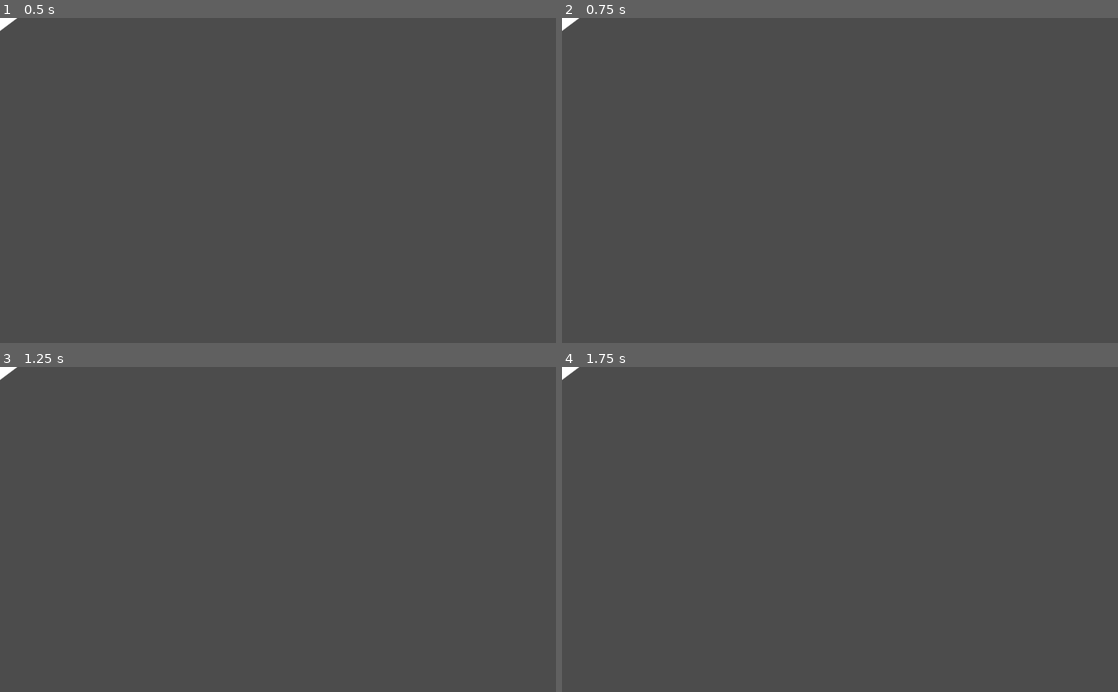
Above: before the commit, frames 1-4 (two rows, left to right).
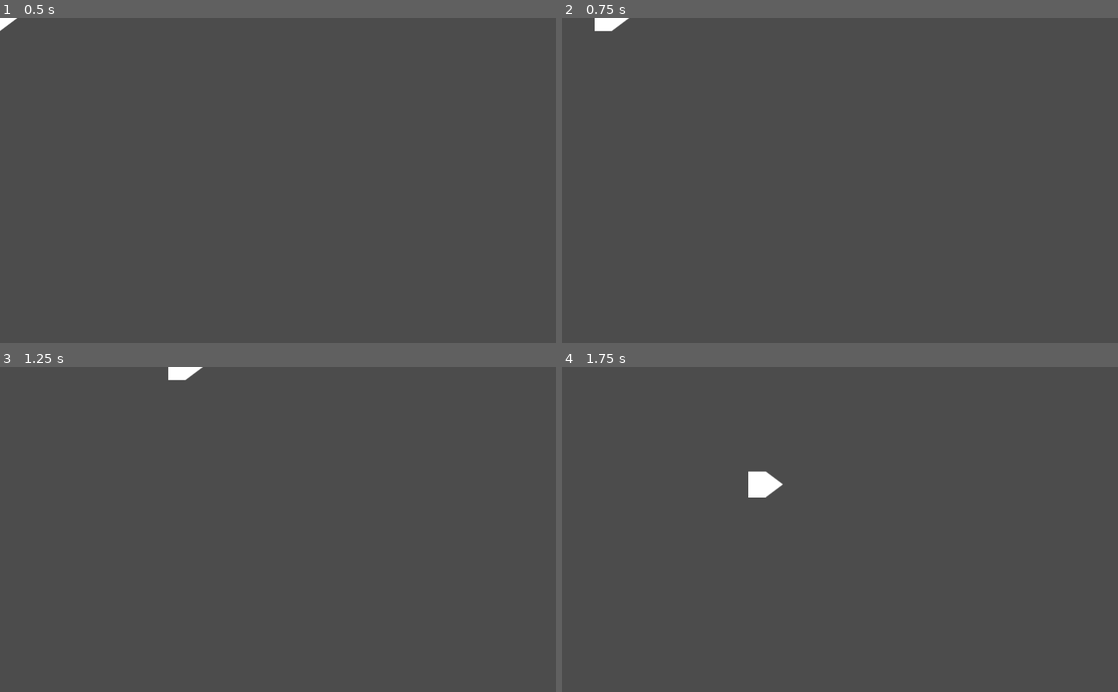
Above: after the commit, the same moments.

Repository: cdrch/trans-rep-jam-2022
Game: Godot game, scene res://game_manager.tscn
Same seed, same stepped clock (60 frames per second), same inputs: the game is played once before the commit and once after it. Before the commit the project has no main scene; this scene is started directly in both runs.
Inputs:
- Up to frame 1 (0.5 s): no input
- Up to frame 2 (0.75 s): tap Enter at 0.5 s; hold Right (ui_right) from 0.53 s (still down)
- Up to frame 3 (1.25 s): keep holding Right (ui_right)
- Up to frame 4 (1.75 s): release Right (ui_right) at 1.28 s; hold Down (ui_down) from 1.28 s (still down)

Frame 1 is identical in both runs. In frame 2, 0.3% of the frame differs, in the area x 0-13%, y 0-5%; in frame 3, 0.3%; in frame 4, 0.5%, in the area x 0-40%, y 0-41%.

Commit message:
Add player ship controls and collision

Diff:
--- a/game_manager.tscn
+++ b/game_manager.tscn
@@ -1,12 +1,18 @@
-[gd_scene load_steps=2 format=2]
+[gd_scene load_steps=3 format=2]
 
 [ext_resource path="res://art/prototype/arrow_ship.png" type="Texture" id=1]
+[ext_resource path="res://player_ship.gd" type="Script" id=2]
 
 [node name="Game Manager" type="Node"]
 
 [node name="Level" type="Node2D" parent="."]
 
-[node name="PlayerShip" type="Node2D" parent="Level"]
+[node name="PlayerShip" type="KinematicBody2D" parent="Level"]
+script = ExtResource( 2 )
+speed = 500.0
 
 [node name="Sprite" type="Sprite" parent="Level/PlayerShip"]
 texture = ExtResource( 1 )
+
+[node name="CollisionPolygon2D" type="CollisionPolygon2D" parent="Level/PlayerShip"]
+polygon = PoolVector2Array( 32, -5.7, 32, 5, 7.3, 24, -32, 24, -32, -24, 6, -24 )
--- /dev/null
+++ b/player_ship.gd
@@ -0,0 +1,71 @@
+#class_name
+extends KinematicBody2D
+# Script description goes here
+
+# Signals
+
+
+# Member variables
+export(float) var speed: float
+var velocity: Vector2
+
+
+# onready variables
+
+
+# Constants
+
+
+# Enums
+
+
+# Core functions
+#func _init() -> void:
+
+
+#func _ready() -> void:
+
+
+#func _input(event) -> void:
+
+
+#func _unhandled_input(event) -> void:
+
+
+func _process(delta: float) -> void:
+	velocity = Vector2()
+	if Input.is_action_pressed('ui_right'):
+		velocity.x += 1
+	if Input.is_action_pressed('ui_left'):
+		velocity.x -= 1
+	if Input.is_action_pressed('ui_down'):
+		velocity.y += 1
+	if Input.is_action_pressed('ui_up'):
+		velocity.y -= 1
+	velocity = velocity.normalized() * speed
+
+
+func _physics_process(delta: float) -> void:
+	var collision = move_and_collide(velocity * delta)
+	if collision:
+		if not collision.collider is Node:
+			velocity = velocity.slide(collision.normal)
+			return
+		else:
+			var collision_node: Node = collision.collider
+			var groups = collision_node.get_groups()
+			if groups.has("solid"):
+				velocity = velocity.slide(collision.normal)
+				return
+			elif groups.has("bullet") and not groups.has("player"):
+				# TODO: oh no boom
+				return
+
+
+# Getters/Setters
+
+
+# Public functions
+
+
+# Private functions
--- a/project.godot
+++ b/project.godot
@@ -11,7 +11,39 @@
 [application]
 
 config/name="Trans Rep Jam 2022"
+run/main_scene="res://game_manager.tscn"
 config/icon="res://icon.png"
+
+[input]
+
+ui_left={
+"deadzone": 0.5,
+"events": [ Object(InputEventKey,"resource_local_to_scene":false,"resource_name":"","device":0,"alt":false,"shift":false,"control":false,"meta":false,"command":false,"pressed":false,"scancode":16777231,"physical_scancode":0,"unicode":0,"echo":false,"script":null)
+, Object(InputEventJoypadButton,"resource_local_to_scene":false,"resource_name":"","device":0,"button_index":14,"pressure":0.0,"pressed":false,"script":null)
+, Object(InputEventKey,"resource_local_to_scene":false,"resource_name":"","device":0,"alt":false,"shift":false,"control":false,"meta":false,"command":false,"pressed":false,"scancode":65,"physical_scancode":0,"unicode":0,"echo":false,"script":null)
+ ]
+}
+ui_right={
+"deadzone": 0.5,
+"events": [ Object(InputEventKey,"resource_local_to_scene":false,"resource_name":"","device":0,"alt":false,"shift":false,"control":false,"meta":false,"command":false,"pressed":false,"scancode":16777233,"physical_scancode":0,"unicode":0,"echo":false,"script":null)
+, Object(InputEventJoypadButton,"resource_local_to_scene":false,"resource_name":"","device":0,"button_index":15,"pressure":0.0,"pressed":false,"script":null)
+, Object(InputEventKey,"resource_local_to_scene":false,"resource_name":"","device":0,"alt":false,"shift":false,"control":false,"meta":false,"command":false,"pressed":false,"scancode":68,"physical_scancode":0,"unicode":0,"echo":false,"script":null)
+ ]
+}
+ui_up={
+"deadzone": 0.5,
+"events": [ Object(InputEventKey,"resource_local_to_scene":false,"resource_name":"","device":0,"alt":false,"shift":false,"control":false,"meta":false,"command":false,"pressed":false,"scancode":16777232,"physical_scancode":0,"unicode":0,"echo":false,"script":null)
+, Object(InputEventJoypadButton,"resource_local_to_scene":false,"resource_name":"","device":0,"button_index":12,"pressure":0.0,"pressed":false,"script":null)
+, Object(InputEventKey,"resource_local_to_scene":false,"resource_name":"","device":0,"alt":false,"shift":false,"control":false,"meta":false,"command":false,"pressed":false,"scancode":87,"physical_scancode":0,"unicode":0,"echo":false,"script":null)
+ ]
+}
+ui_down={
+"deadzone": 0.5,
+"events": [ Object(InputEventKey,"resource_local_to_scene":false,"resource_name":"","device":0,"alt":false,"shift":false,"control":false,"meta":false,"command":false,"pressed":false,"scancode":16777234,"physical_scancode":0,"unicode":0,"echo":false,"script":null)
+, Object(InputEventJoypadButton,"resource_local_to_scene":false,"resource_name":"","device":0,"button_index":13,"pressure":0.0,"pressed":false,"script":null)
+, Object(InputEventKey,"resource_local_to_scene":false,"resource_name":"","device":0,"alt":false,"shift":false,"control":false,"meta":false,"command":false,"pressed":false,"scancode":83,"physical_scancode":0,"unicode":0,"echo":false,"script":null)
+ ]
+}
 
 [physics]
 
